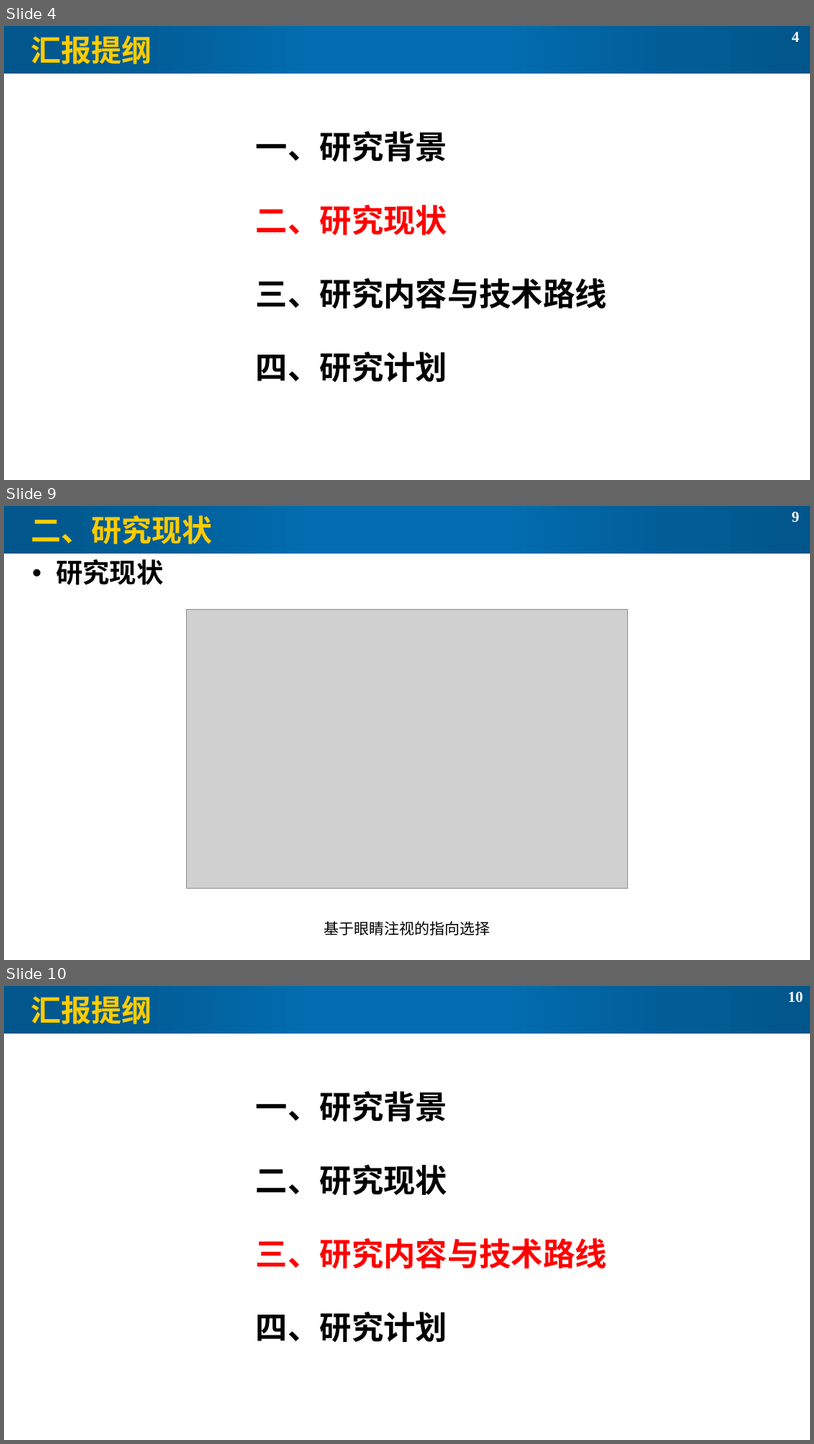
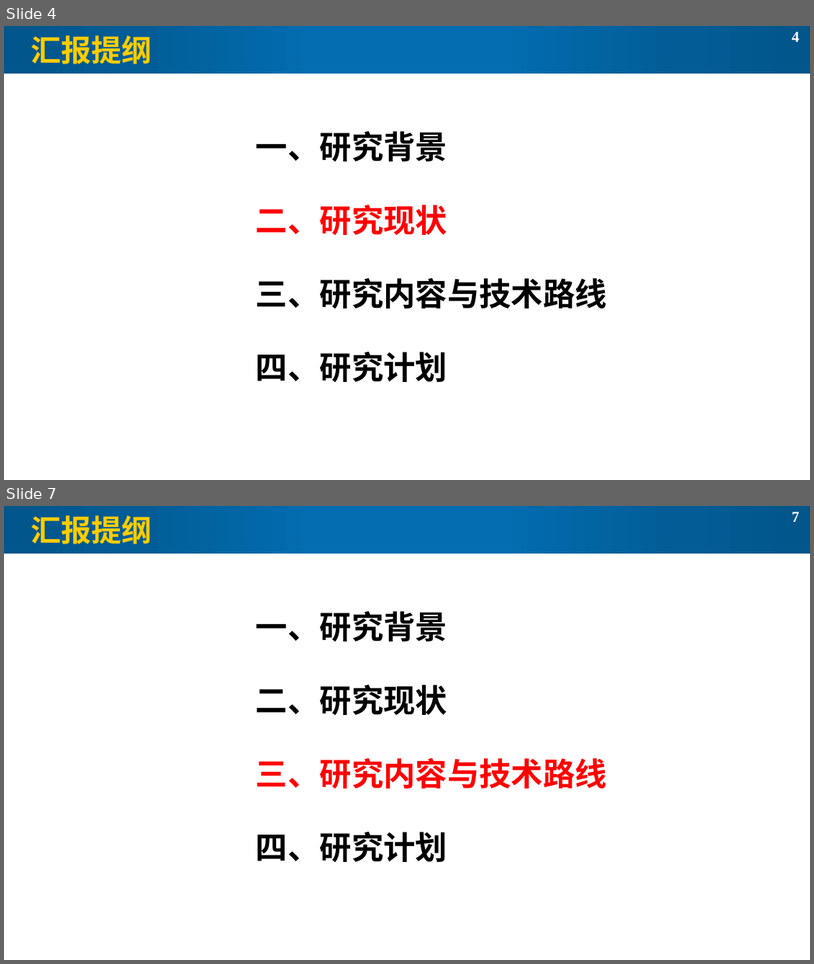
Before and after one commit to lorenz-liu/gaze-dominant-manipulation, a slide deck: PAPERWORK/毕设开题PPT.pptx. Shown one above the other, each under a label of ours: slides 4, 9 and 10 before the commit, slides 4 and 7 after it; the slides between them are not shown. The pictures are 814x1444 and 814x964 pixels, drawn with LibreOffice and Linux fonts; fonts in the diff are those of the drawing; grey boxes stand for pictures. Boxes give left, top, right and bottom in pixels: in the first picture for what was removed or moved away, otherwise in the second. Text is boxed around its words. In the diff, an @@ line names an element or a change of style, - is before the commit and + after.

```diff
--- a/PAPERWORK/毕设开题PPT.pptx
+++ b/PAPERWORK/毕设开题PPT.pptx
@@ slide 9 removed at (4,506,810,960), background #FFFFFF; not listed: 3 template elements that a slide beside it also shows @@
@@ title removed at (31,515,213,544) @@
-二、研究现状
@@ text removed at (56,559,163,585) @@
-• 研究现状
@@ picture removed at (187,609,628,888) @@
@@ text removed at (324,921,490,935) @@
-基于眼睛注视的指向选择
@@ what was slide 10 is now slide 7 @@
@@ page number at (792,512,800,522): text changed @@
-10
+7
```
Also in this commit, not shown: 6 slides changed, 2 slides added, 3 other slides removed, 7 other files.
